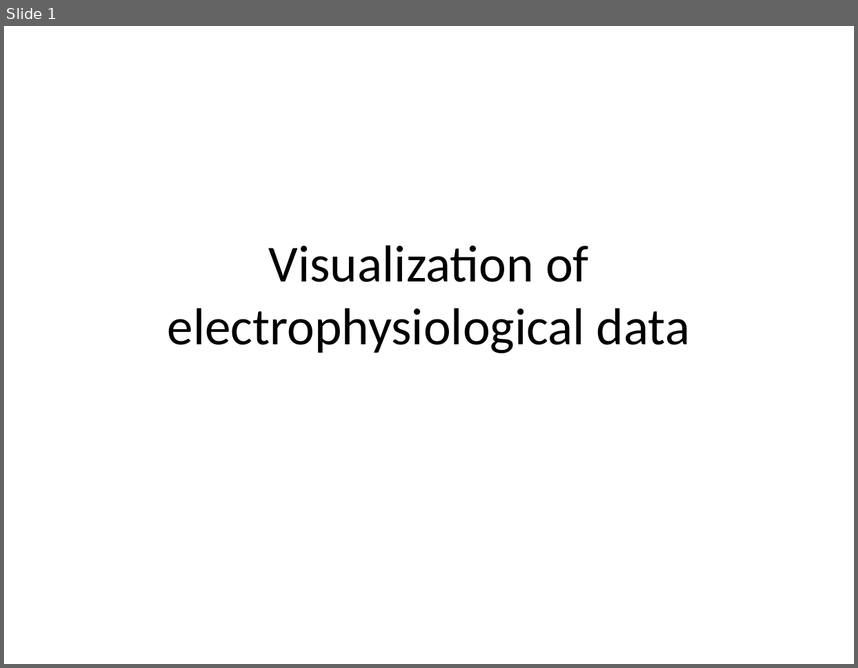
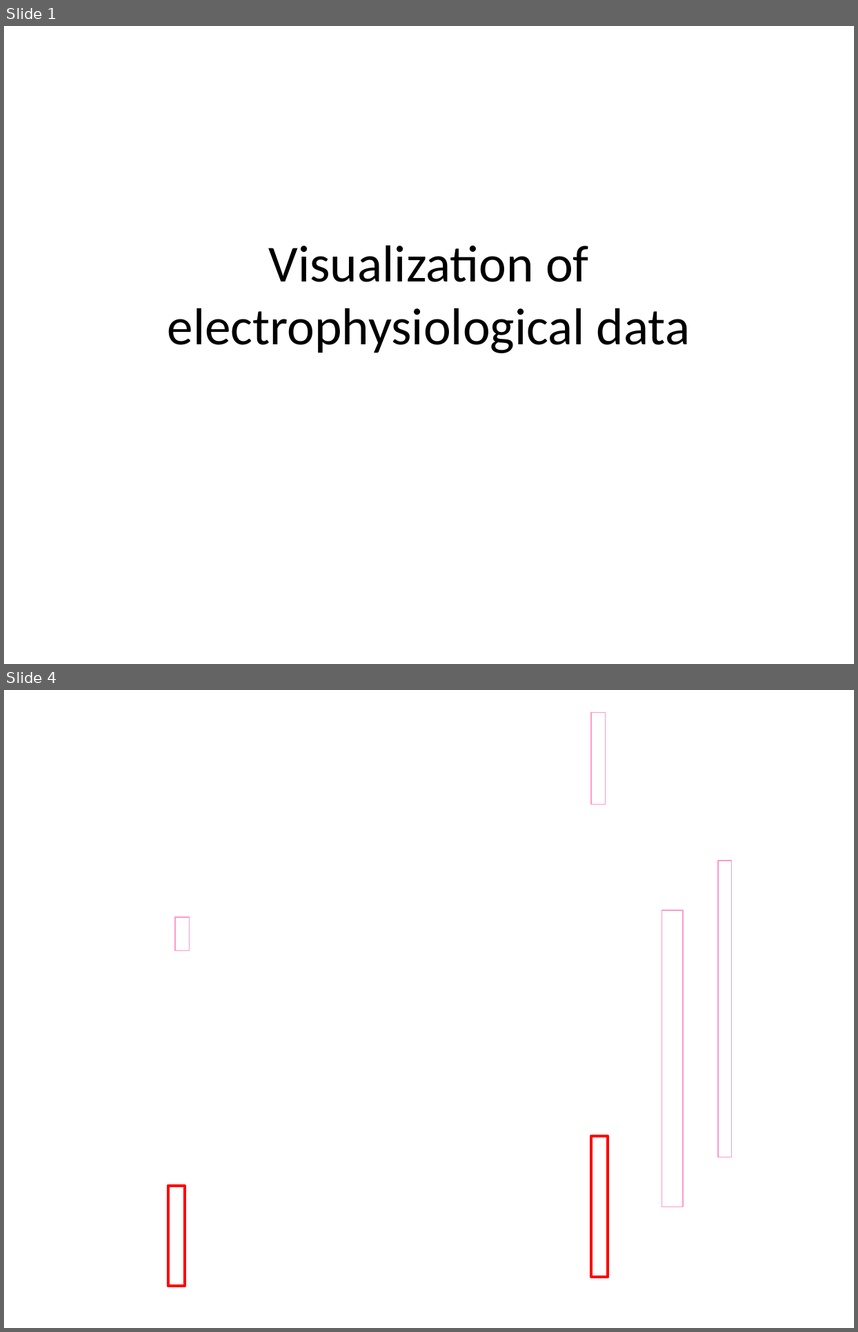
Before and after one commit to vispy/codecamp-esrf-2014, a slide deck: cr/6-electrophy/electrophysiology.ppt. Shown one above the other, each under a label of ours: slide 1 before the commit, slides 1 and 4 after it; the slides between them are not shown. The pictures are 858x668 and 858x1332 pixels, drawn with LibreOffice and Linux fonts; fonts in the diff are those of the drawing; background and template pictures are left out. Boxes give left, top, right and bottom in pixels: in the first picture for what was removed or moved away, otherwise in the second. Text is boxed around its words. In the diff, an @@ line names an element or a change of style, - is before the commit and + after.

```diff
--- a/cr/6-electrophy/electrophysiology.ppt
+++ b/cr/6-electrophy/electrophysiology.ppt
@@ slide 4 added at (4, 690, 854, 1328), background picture (left out) @@
@@ rectangle added at (591, 712, 605, 804), outline #FF99CC 0.99 pt @@
@@ rectangle added at (718, 861, 732, 1158), outline #FF99CC 0.99 pt @@
@@ rectangle added at (175, 917, 190, 950), outline #FF99CC 0.99 pt @@
@@ rectangle added at (662, 910, 683, 1207), outline #FF99CC 0.99 pt @@
@@ rectangle added at (591, 1136, 608, 1276), outline #FF0000 2.24 pt @@
@@ rectangle added at (168, 1185, 185, 1285), outline #FF0000 2.24 pt @@
```
Also in this commit, not shown: 6 other slides added.
